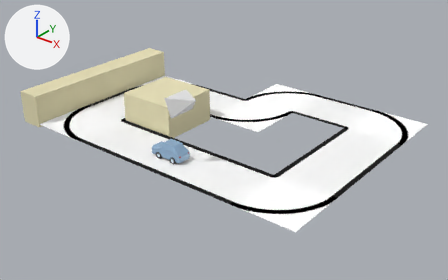
An edit to the Blender file blender/plugin.blend, drawn before and after from the same camera.
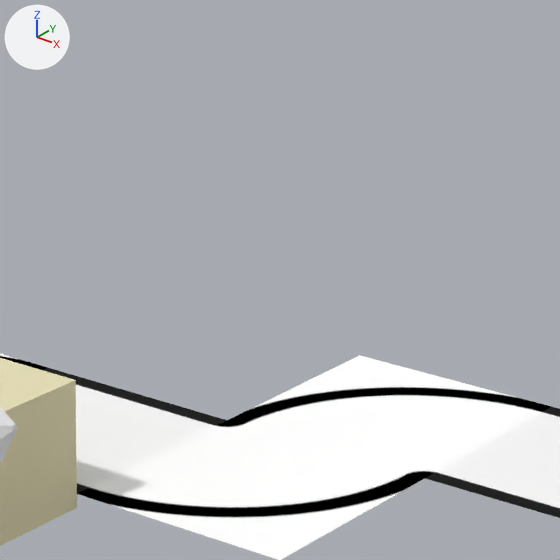
Each version appears first whole from a camera (50 mm lens) standing at (3.56, -3.64, 2.22) and looking at (0.48, 0.2, -0.16), and next in a close-up on the part from 43% to 72% of the width and 0% to 47% of the height. Arrows for +X, +Y and +Z are at upper left; the lights stay in place.
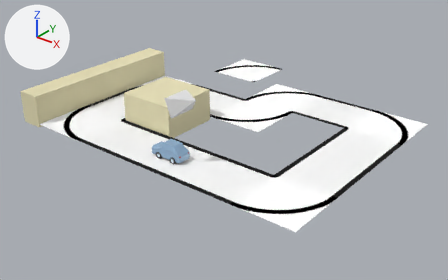
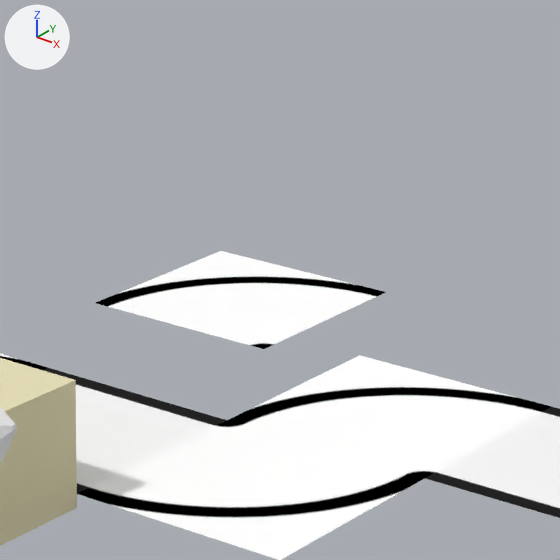
Edits to the bpy script that builds the scene:
```text
Add me_plane_014:
    me_plane_014.from_pydata(...)  # 4 vertices, 1 face; spans x -0.262..0.262, y -0.262..0.262, z 0.0
    me_plane_014.materials.append(mat_corner)  # picture img_kurve
Add ob_plane_014:
    ob_plane_014 = bpy.data.objects.new('Plane.014', me_plane_014)
    ob_plane_014.location = (-0.164, 1.437, 0.0)
    ob_plane_014.rotation_euler = (0.0, 0.0, 4.712)  # degrees (0, 0, 270)
```

What differs and where, as boxes [x1, y1, x2, y2] in the close-ups (560 x 560 px):
'Plane.014', added: after [96, 251, 386, 349]
